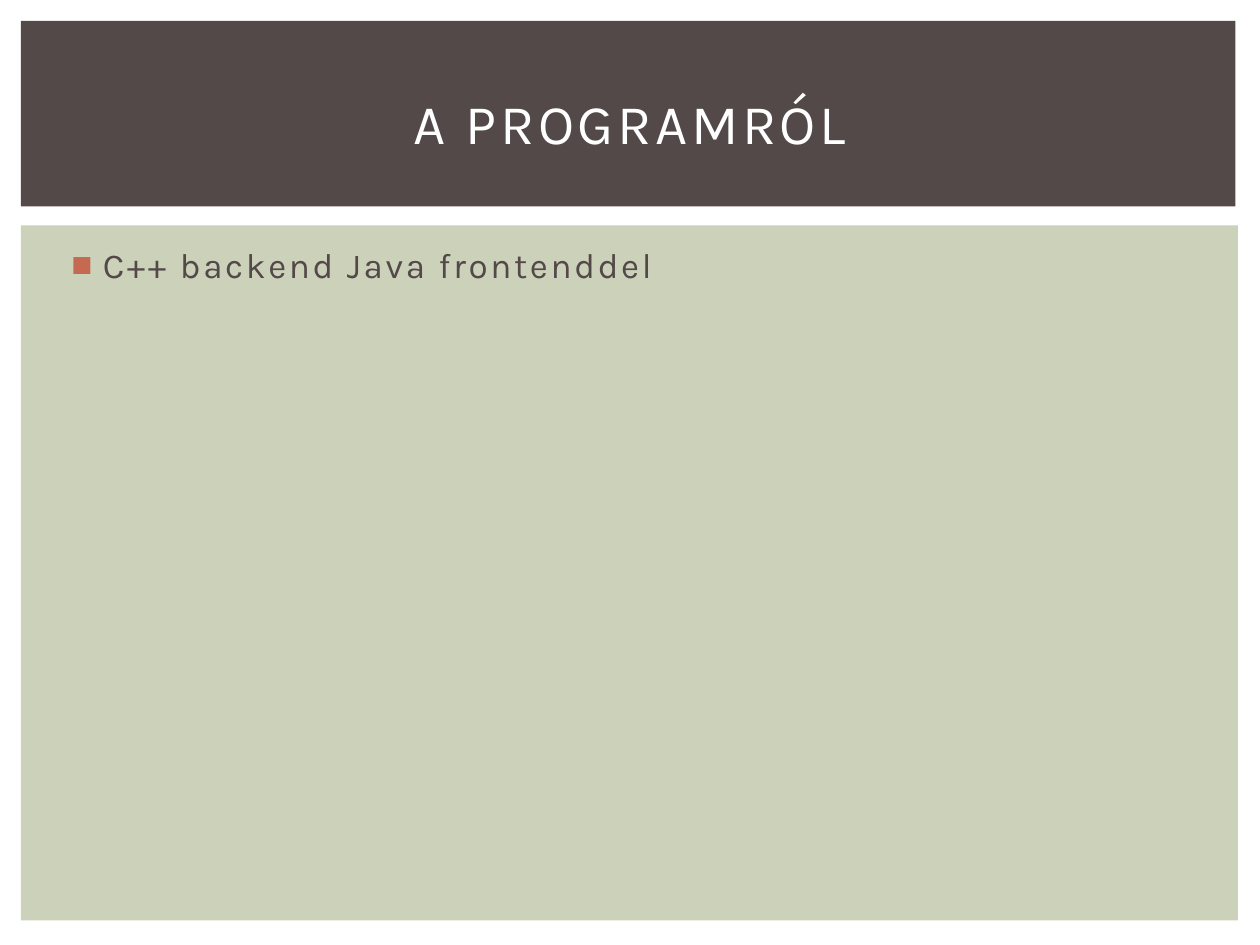
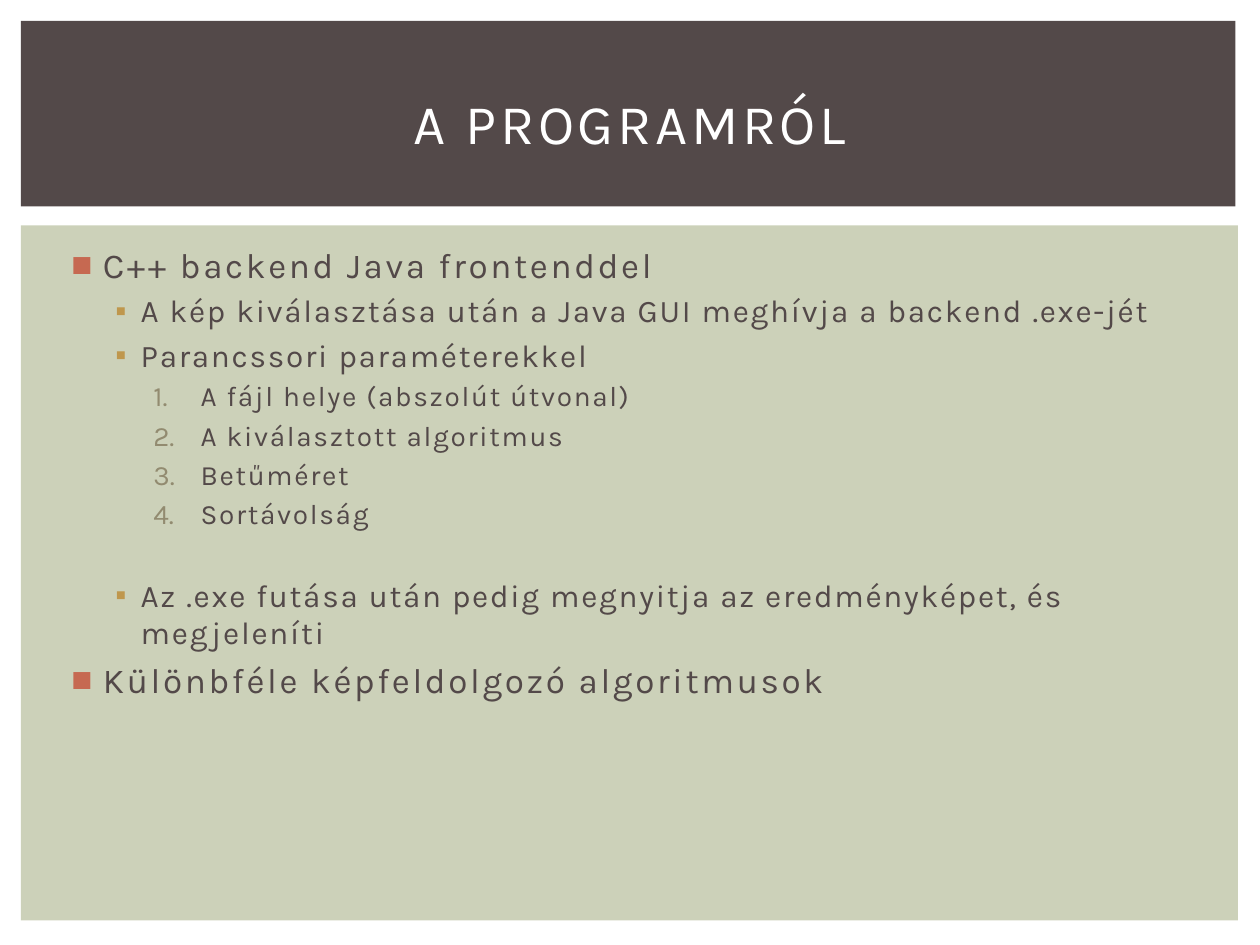
Before and after one commit to Btib/ImProcPoject, a slide deck: slide 3 of ImProc/Img/1_Prezentáció.pptx. Drawn at 1260x945 pixels with LibreOffice and Linux fonts; fonts in the diff are those of the drawing. Boxes give left, top, right and bottom in pixels: in the first picture for what was removed or moved away, otherwise in the second. Text is boxed around its words. In the diff, an @@ line names an element or a change of style, - is before the commit and + after.

```diff
--- a/ImProc/Img/1_Prezentáció.pptx
+++ b/ImProc/Img/1_Prezentáció.pptx
@@ text at bbox=[103, 298, 1148, 702]: paragraphs added @@
+  ▪ A kép kiválasztása után a Java GUI meghívja a backend .exe-jét
+  ▪ Parancssori paraméterekkel
+    1. A fájl helye (abszolút útvonal)
+    2. A kiválasztott algoritmus
+    3. Betűméret
+    4. Sortávolság
+  ▪ Az .exe futása után pedig megnyitja az eredményképet, és megjeleníti
+■ Különbféle képfeldolgozó algoritmusok
```
Also in this commit, not shown: 1 other slide changed, 1 slide added.
